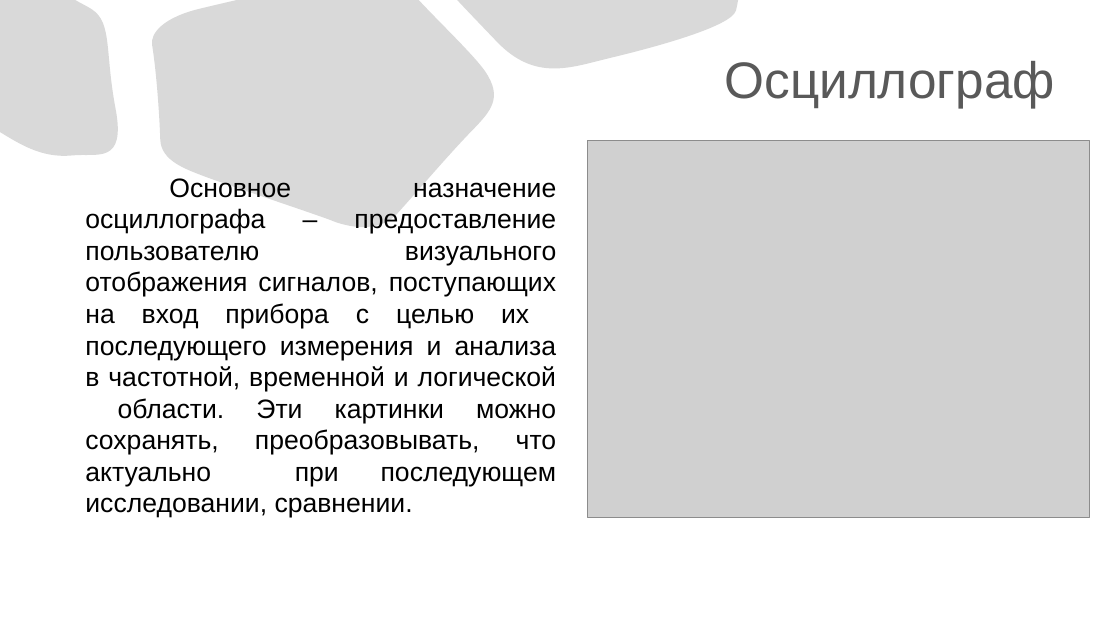
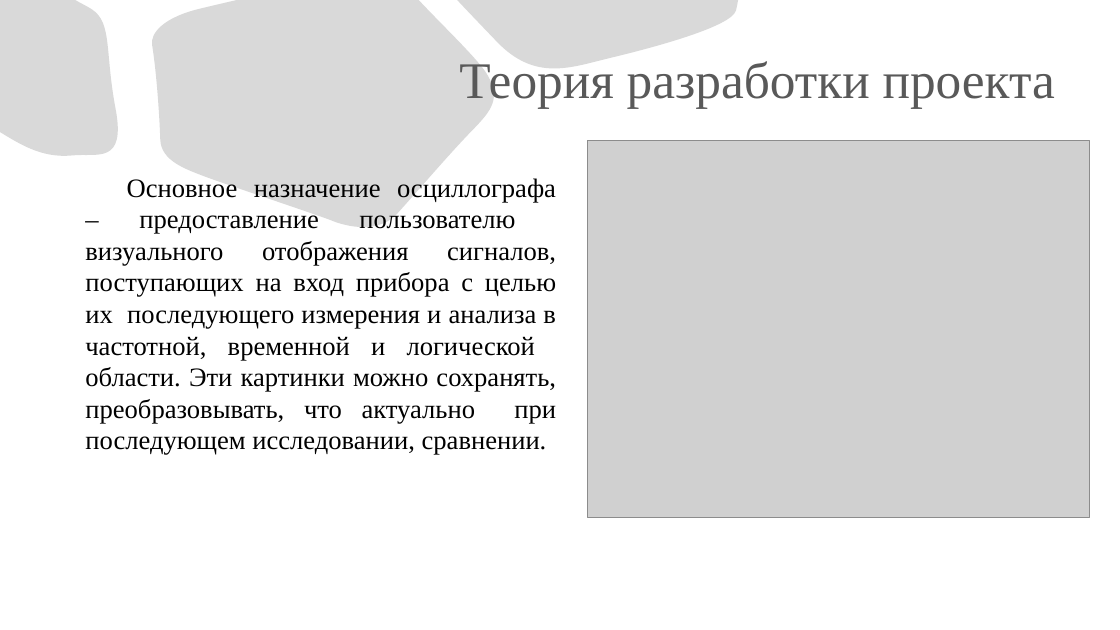
Before and after one commit to eterline/course-project-oscilloscope, a slide deck: slide 3 of save-to-usb/Презентация «Осциллограф».pptx. Drawn at 1120x630 pixels with LibreOffice and Linux fonts; fonts in the diff are those of the drawing; grey boxes stand for pictures. Boxes give left, top, right and bottom in pixels: in the first picture for what was removed or moved away, otherwise in the second. Text is boxed around its words. In the diff, an @@ line names an element or a change of style, - is before the commit and + after.

```diff
--- a/save-to-usb/Презентация «Осциллограф».pptx
+++ b/save-to-usb/Презентация «Осциллограф».pptx
@@ title at (459, 61, 1055, 109): text changed; font Arial to Times New Roman @@
-Осциллограф
+Теория разработки проекта
@@ text "Основное назначение осциллографа – предоставление ..." at (85, 178, 556, 455): font Arial to Times New Roman; indent changed @@
```
Also in this commit, not shown: 8 other slides changed, 9 slides added, 1 slide removed, 38 other files.
